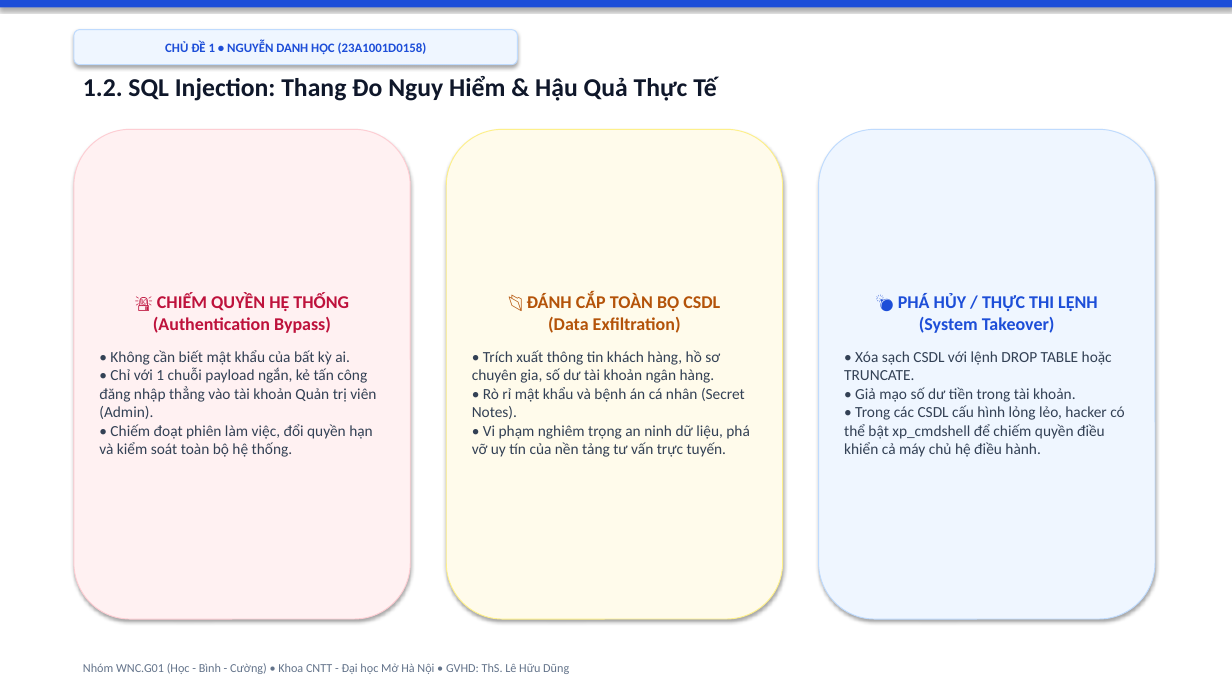
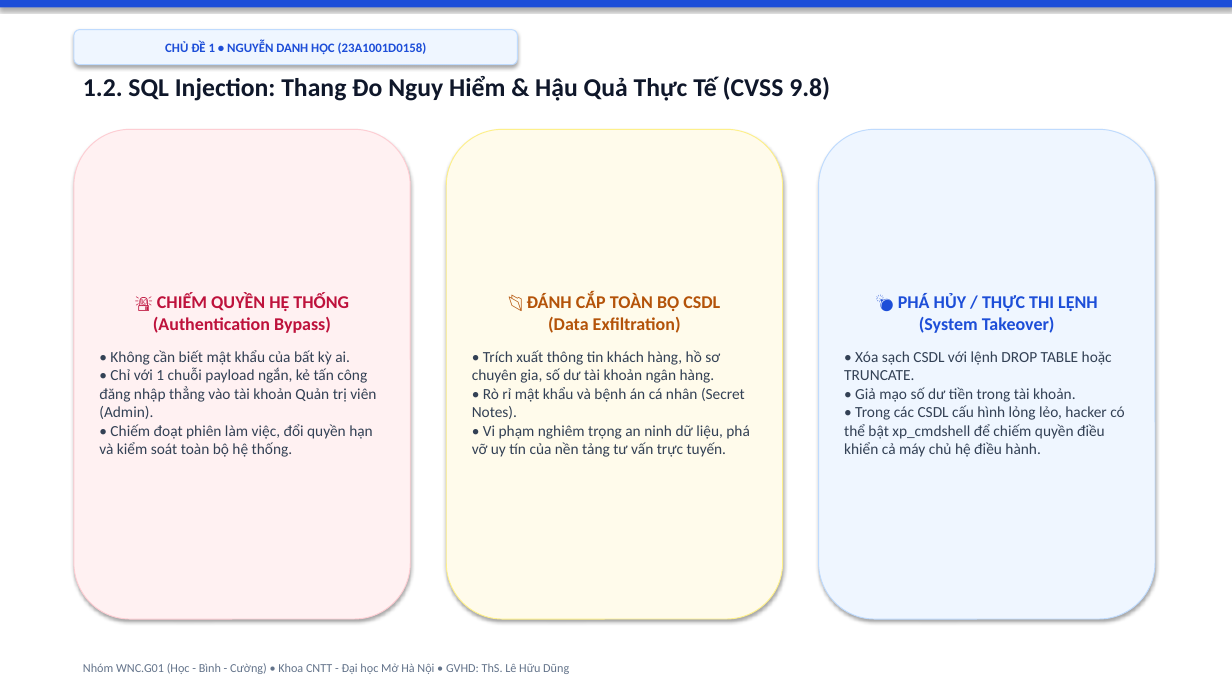
Before and after one commit to hocjsoo/OWASP_Demo, a slide deck: slide 4 of Slide_OWASP_Top3_Nhom_WNC_G01.pptx. Drawn at 1232x693 pixels with LibreOffice and Linux fonts; fonts in the diff are those of the drawing. Boxes give left, top, right and bottom in pixels: in the first picture for what was removed or moved away, otherwise in the second. Text is boxed around its words. In the diff, an @@ line names an element or a change of style, - is before the commit and + after.

```diff
--- a/Slide_OWASP_Top3_Nhom_WNC_G01.pptx
+++ b/Slide_OWASP_Top3_Nhom_WNC_G01.pptx
@@ text at (83,76,830,101): text changed @@
-1.2. SQL Injection: Thang Đo Nguy Hiểm & Hậu Quả Thực Tế
+1.2. SQL Injection: Thang Đo Nguy Hiểm & Hậu Quả Thực Tế (CVSS 9.8)
```
Also in this commit, not shown: 9 other slides changed, 6 slides added, 2 other files.
